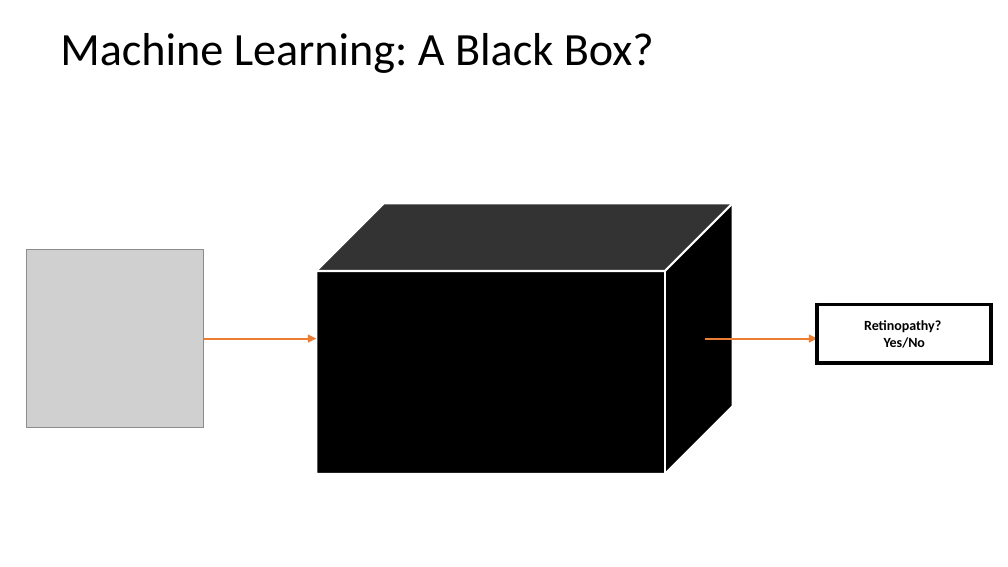
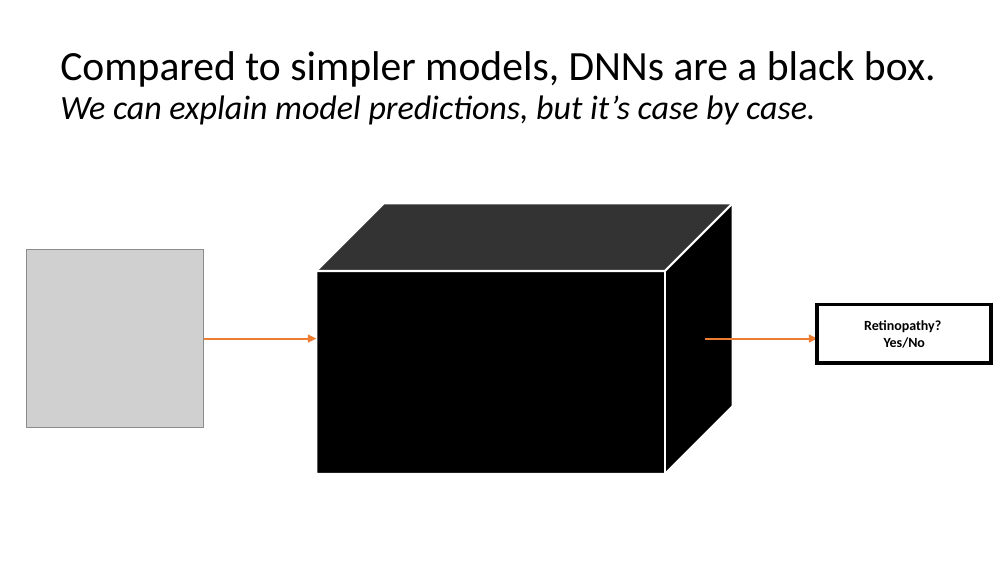
Before and after one commit to mengelhard/mmci_applied_ds, a slide deck: slide 23 of lectures/understanding_model_predictions.pptx (slide 9 before the commit). Drawn at 1008x567 pixels with LibreOffice and Linux fonts; fonts in the diff are those of the drawing; grey boxes stand for pictures. Boxes give left, top, right and bottom in pixels: in the first picture for what was removed or moved away, otherwise in the second. Text is boxed around its words. In the diff, an @@ line names an element or a change of style, - is before the commit and + after.

```diff
--- a/lectures/understanding_model_predictions.pptx
+++ b/lectures/understanding_model_predictions.pptx
@@ title at bbox=[60, 51, 936, 125]: text changed; size 33 to 24.3 pt; italic on @@
-Machine Learning: A Black Box?
+Compared to simpler models, DNNs are a black box.
+We can explain model predictions, but it’s case by case.
```
Also in this commit, not shown: 4 other slides changed, 16 slides added, 1 slide removed, 9 other files.
